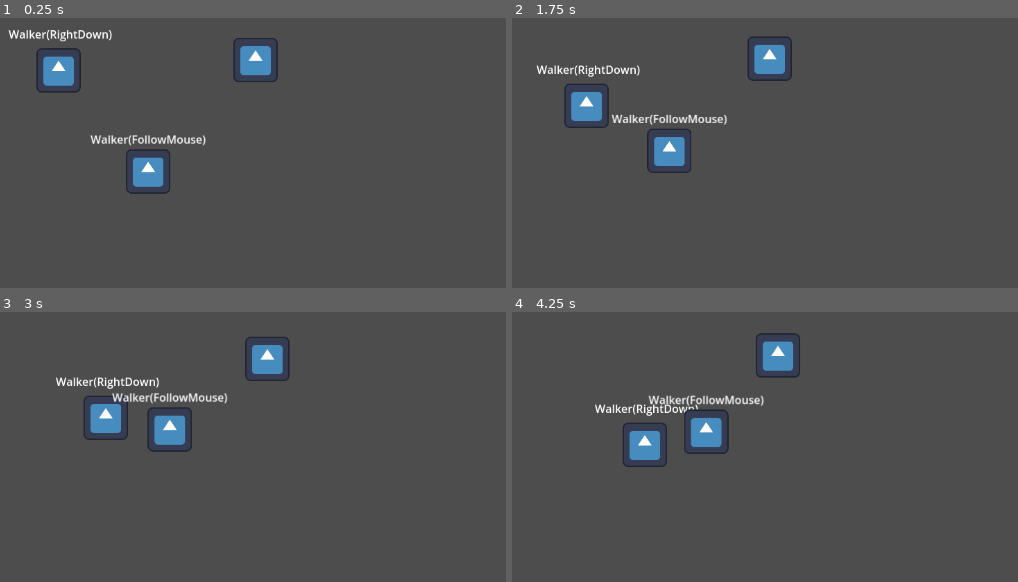
Above: before the commit, frames 1-4 (two rows, left to right).
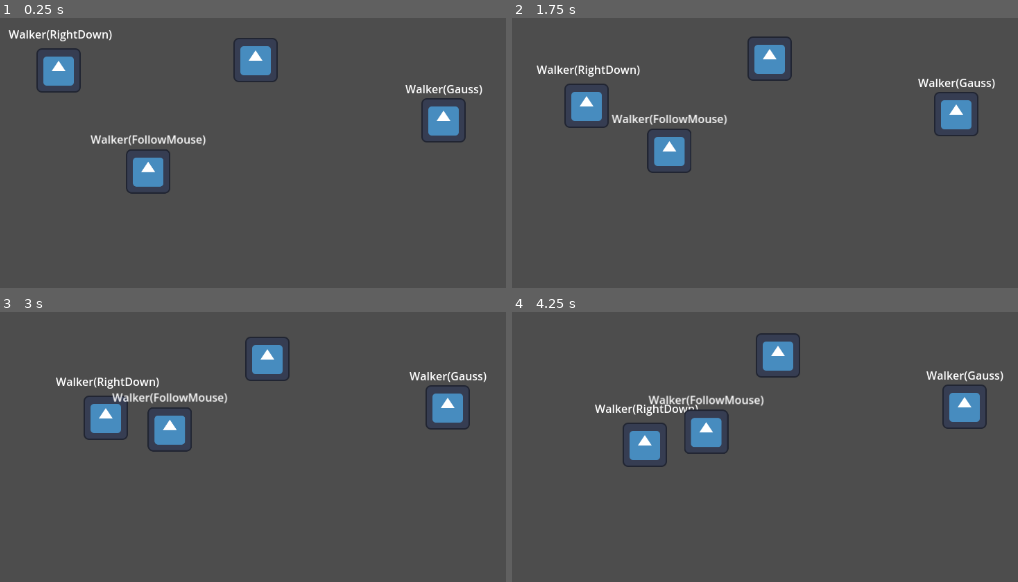
Above: after the commit, the same moments.

Repository: fralcalde/nature_of_code
Game: Godot game, scene res://world.tscn
Two runs of this game, one before a commit and one after it. Both use one fixed random seed, a clock stepped at 60 frames per second and the inputs below. The project has no main scene, so this scene is started directly. The engine's default icon, where the game draws it, is replaced by a stand-in: a white triangle on a blue panel in a dark square.
Inputs (mouse positions are in pixels of both pictures, inside the frame that each line leads up to):
- Up to frame 1 (0.25 s): no input
- Up to frame 2 (1.75 s): move the mouse to (942, 42) at 0.52 s; move the mouse to (608, 85) at 1.27 s
- Up to frame 3 (3 s): move the mouse to (outside the picture) at 2.02 s; move the mouse to (212, 447) at 2.77 s
- Up to frame 4 (4.25 s): move the mouse to (1002, 425) at 3.52 s

The runs differ from the first frame. In frame 1, 1.2% of the frame differs, in the area x 80-96%, y 24-46%; in frame 2, 1.1%; in frame 3, 1.2%, in the area x 80-97%, y 22-44%; in frame 4, 1.2%.

Commit message:
example0.5 and exercise0.5

Diff:
--- /dev/null
+++ b/0_randomness/example0.5/accept_reject_distrib.gd
@@ -0,0 +1,33 @@
+extends Control
+
+@export_range(1, 50) var max_number: int = 20
+var progress_bars: Array = []
+
+# Called when the node enters the scene tree for the first time.
+func _ready() -> void:
+	for i in range(max_number):
+		var new_bar: ProgressBar = ProgressBar.new()
+		new_bar.show_percentage = false
+		progress_bars.append(new_bar)
+		%VBoxContainer.add_child(new_bar)
+
+
+# Called every frame. 'delta' is the elapsed time since the previous frame.
+func _process(_delta: float) -> void:
+	var rand_num: float = accept_reject()
+
+	var bar_num: int = floor(rand_num * max_number)
+	var bar: ProgressBar = progress_bars[bar_num]
+	bar.value += 1
+
+
+func accept_reject() -> float:
+	while(true):
+		var rand_num: float = randf()
+		var qualify_proba: float = rand_num
+		var qualify_res: float = randf()
+
+		if qualify_res < qualify_proba:
+			return rand_num
+
+	return 0.0  # Otherwise, godot complains...
--- /dev/null
+++ b/0_randomness/example0.5/accept_reject_distrib.tscn
@@ -0,0 +1,21 @@
+[gd_scene load_steps=2 format=3 uid="uid://brcosf1f3s00b"]
+
+[ext_resource type="Script" path="res://example0.5/accept_reject_distrib.gd" id="1_n6sj1"]
+
+[node name="Accept-RejectDistrib" type="Control"]
+layout_mode = 3
+anchors_preset = 15
+anchor_right = 1.0
+anchor_bottom = 1.0
+grow_horizontal = 2
+grow_vertical = 2
+script = ExtResource("1_n6sj1")
+
+[node name="VBoxContainer" type="VBoxContainer" parent="."]
+unique_name_in_owner = true
+layout_mode = 1
+anchors_preset = 15
+anchor_right = 1.0
+anchor_bottom = 1.0
+grow_horizontal = 2
+grow_vertical = 2
--- /dev/null
+++ b/0_randomness/exercise0.5/walker_gauss.gd
@@ -0,0 +1,15 @@
+extends Node2D
+
+
+# Called when the node enters the scene tree for the first time.
+func _ready() -> void:
+	pass # Replace with function body.
+
+
+# Called every frame. 'delta' is the elapsed time since the previous frame.
+func _process(delta: float) -> void:
+	var stepx: int = randfn(0, 1)
+	var stepy: int = randfn(0, 1)
+	var step: Vector2 = Vector2(stepx, stepy)
+
+	self.global_position += step
--- /dev/null
+++ b/0_randomness/exercise0.5/walker_gauss.tscn
@@ -0,0 +1,19 @@
+[gd_scene load_steps=3 format=3 uid="uid://drkvdjvmbj26x"]
+
+[ext_resource type="Script" path="res://exercise0.5/walker_gauss.gd" id="1_j45xe"]
+[ext_resource type="Texture2D" uid="uid://dnvgeaiva5op4" path="res://icon.svg" id="2_hwi2y"]
+
+[node name="WalkerGauss" type="Node2D"]
+script = ExtResource("1_j45xe")
+
+[node name="Sprite2D" type="Sprite2D" parent="."]
+scale = Vector2(0.5, 0.5)
+texture = ExtResource("2_hwi2y")
+
+[node name="Label" type="Label" parent="."]
+offset_left = -55.0
+offset_top = -57.0
+offset_right = 56.0
+offset_bottom = -34.0
+text = "Walker(Gauss)
+"
--- a/0_randomness/world.tscn
+++ b/0_randomness/world.tscn
@@ -1,8 +1,9 @@
-[gd_scene load_steps=4 format=3 uid="uid://byt3cglerwa00"]
+[gd_scene load_steps=5 format=3 uid="uid://byt3cglerwa00"]
 
 [ext_resource type="PackedScene" uid="uid://dys4jshh7o3fj" path="res://walker.tscn" id="1_54hcp"]
 [ext_resource type="PackedScene" uid="uid://1e1kehr8ko4h" path="res://excersie0.1/walker_down_right_bias.tscn" id="2_a3soa"]
 [ext_resource type="PackedScene" uid="uid://ctu73rf5xe3or" path="res://exercise0.3/walker_mouse_follow.tscn" id="3_4foiy"]
+[ext_resource type="PackedScene" uid="uid://drkvdjvmbj26x" path="res://exercise0.5/walker_gauss.tscn" id="4_jwkve"]
 
 [node name="World" type="Node2D"]
 
@@ -14,3 +15,6 @@
 
 [node name="WalkerMouseFollow" parent="." instance=ExtResource("3_4foiy")]
 position = Vector2(423, 483)
+
+[node name="WalkerGauss" parent="." instance=ExtResource("4_jwkve")]
+position = Vector2(852, 404)
